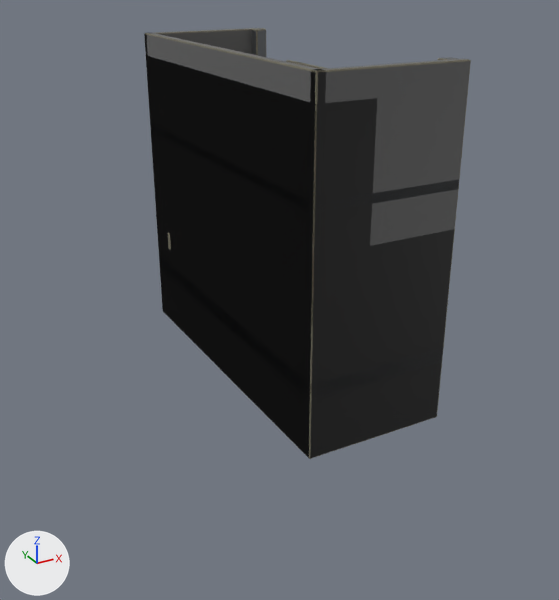
Before and after pictures for a commit that changed the Blender file Assets/Game/Art/Models/_Source~/components/props/bunk.blend.
Camera for both pictures: a 50 mm lens placed at (-1.62, -3.62, 2.19), pointed at (0.21, -0.29, 0.53). The lights are fixed; the arrows at lower left show +X, +Y and +Z. The older version comes first. Mesh edges are drawn as thin lines on the coarser meshes.

Objects in the first picture: 'Mesh_Bunk_Folded', 'Mesh_Bunk_Single', 'Mesh_Bunk_Stacked'.
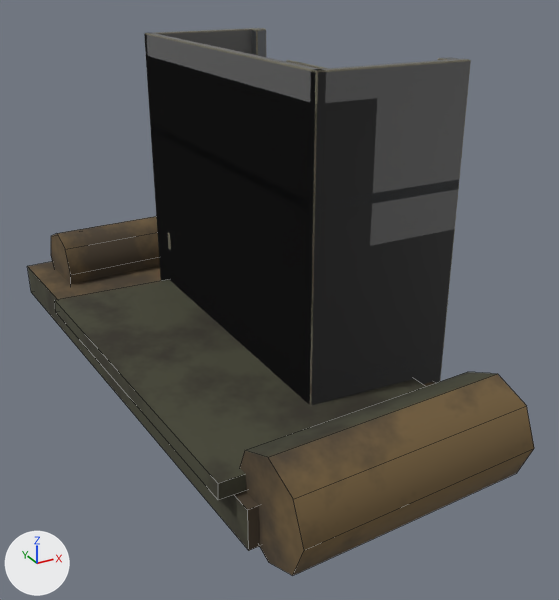
Pixel boxes (x1, y1, x2, y2) of what changed, in the pictures (559 x 600 px):
'Mesh_Bunk_Bedroll', added: after (27, 216, 534, 575)
    faces in mat_mat_sattower_int_clothochre: (28, 216, 534, 575)
    faces in mat_mat_sattower_int_bedroll: (27, 266, 496, 550)

What changed in the scene script:
```text
Add mat_mat_sattower_int_clothochre:
    mat_mat_sattower_int_clothochre = bpy.data.materials.new('MAT_SatTower_Int_ClothOchre')
    # nodes: BsdfPrincipled, OutputMaterial, TexCoord, TexNoise, ValToRGB
    # colours: brown #735d3c, brown #4b3f30
Add mat_mat_sattower_int_clothred:
    mat_mat_sattower_int_clothred = bpy.data.materials.new('MAT_SatTower_Int_ClothRed')
    # nodes: BsdfPrincipled, OutputMaterial, TexCoord, TexNoise, ValToRGB
    # colours: dark red #6c352c, brown #453830
Add mat_mat_sattower_int_bedroll:
    mat_mat_sattower_int_bedroll = bpy.data.materials.new('MAT_SatTower_Int_Bedroll')
    # nodes: BsdfPrincipled, OutputMaterial, TexCoord, TexNoise, ValToRGB
    # colours: dark yellow #484837, dark grey #353027
Add me_mesh_bunk_bedroll:
    me_mesh_bunk_bedroll.from_pydata(...)  # 48 vertices, 32 faces; spans x -6.08..-2.6, y -0.76..0.73, z 2.52..3.05
    me_mesh_bunk_bedroll.polygons.foreach_set('use_smooth', [True] * 32)
    # faces by material slot: [16, 12, 4]
    me_mesh_bunk_bedroll.materials.append(mat_mat_sattower_int_bedroll)
    me_mesh_bunk_bedroll.materials.append(mat_mat_sattower_int_clothochre)
    me_mesh_bunk_bedroll.materials.append(mat_mat_sattower_int_clothred)
Add ob_mesh_bunk_bedroll:
    ob_mesh_bunk_bedroll = bpy.data.objects.new('Mesh_Bunk_Bedroll', me_mesh_bunk_bedroll)
    ob_mesh_bunk_bedroll.location = (0.013, -4.342, -2.52)
    ob_mesh_bunk_bedroll.rotation_euler = (0.0, 0.0, -1.571)  # degrees (0, 0, -90)
```
